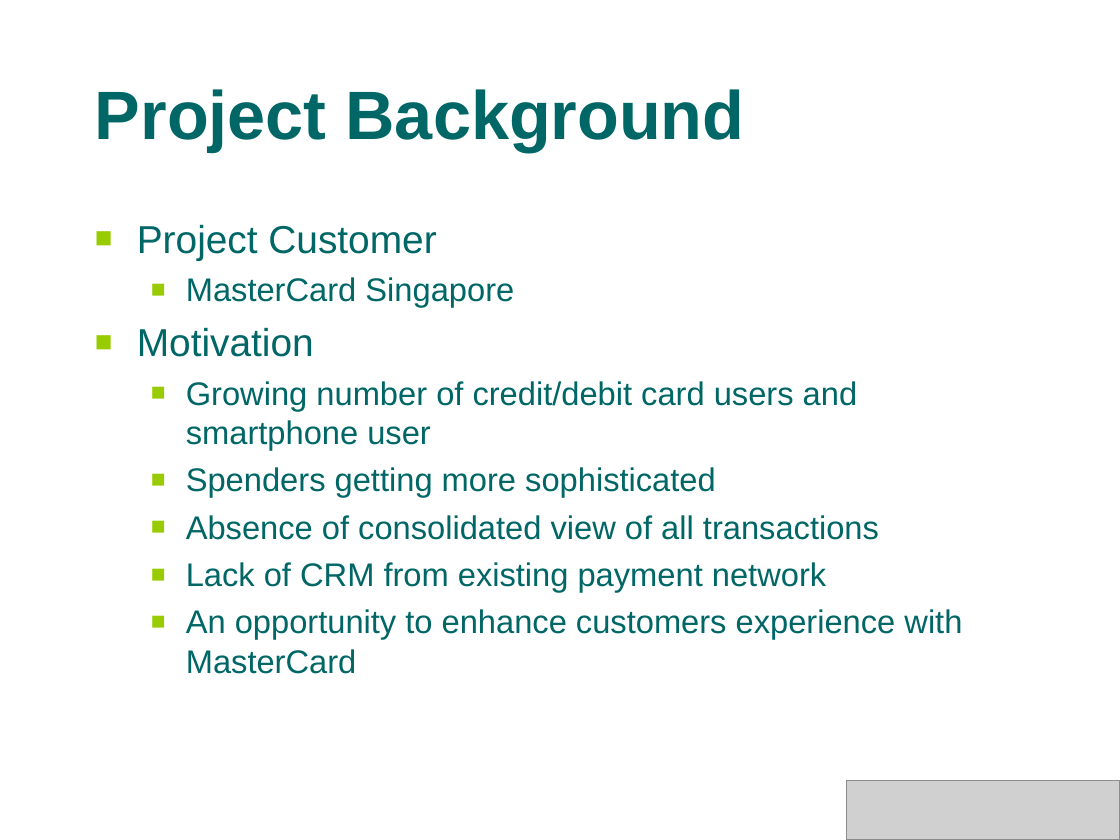
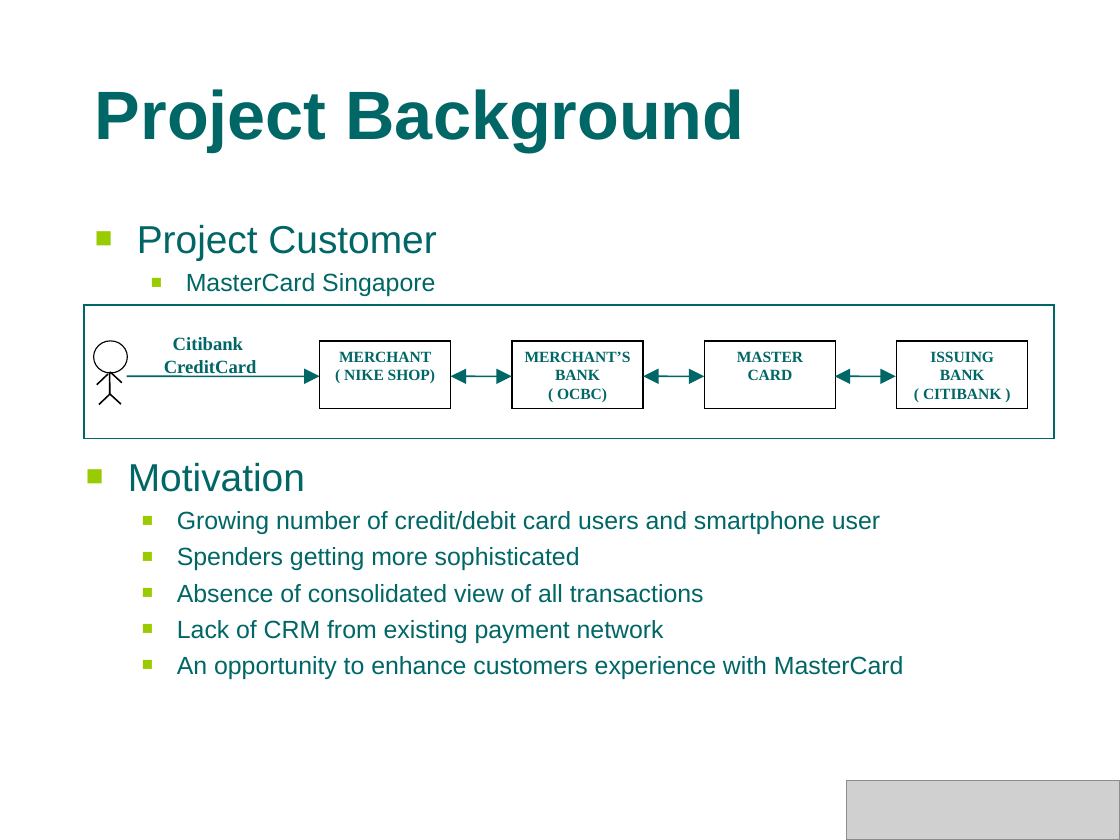
Before and after one commit to s4kshya/leezdr-repository, a slide deck: slide 3 of Exam Paper/MTECH_PROJ/Presentation/phase1.ppt. Drawn at 1120x840 pixels with LibreOffice and Linux fonts; fonts in the diff are those of the drawing; grey boxes stand for pictures; background and template pictures are left out. Boxes give left, top, right and bottom in pixels: in the first picture for what was removed or moved away, otherwise in the second. Text is boxed around its words. In the diff, an @@ line names an element or a change of style, - is before the commit and + after.

```diff
--- a/Exam Paper/MTECH_PROJ/Presentation/phase1.ppt
+++ b/Exam Paper/MTECH_PROJ/Presentation/phase1.ppt
@@ text at bbox=[137, 224, 514, 307]: paragraphs removed @@
-■ Project Customer
-  ■ MasterCard Singapore
@@ text added at bbox=[137, 224, 436, 296], 16 pt, text #006666 @@
+■ Project Customer
+  ■ MasterCard Singapore
@@ group added at bbox=[84, 306, 1054, 439]: 5 lines, 5 rectangles, 3 double arrows, 1 ellipse, 1 arrow, 1 text @@
+MERCHANT
+( NIKE SHOP)
+MERCHANT’S BANK
+( OCBC)
+MASTER
+CARD
+ISSUING
+BANK
+( CITIBANK )
+Citibank
+CreditCard
@@ text "Motivation": place and size @@
-text "Motivation" at bbox=[137, 224, 962, 674]
+text "Motivation" at bbox=[128, 462, 904, 679]
@@ text at bbox=[177, 511, 904, 679]: size 21 to 16 pt; less space between paragraphs @@
```
Also in this commit, not shown: 1 other slide changed, 3 slides added, 1 slide removed, 1 other file.
